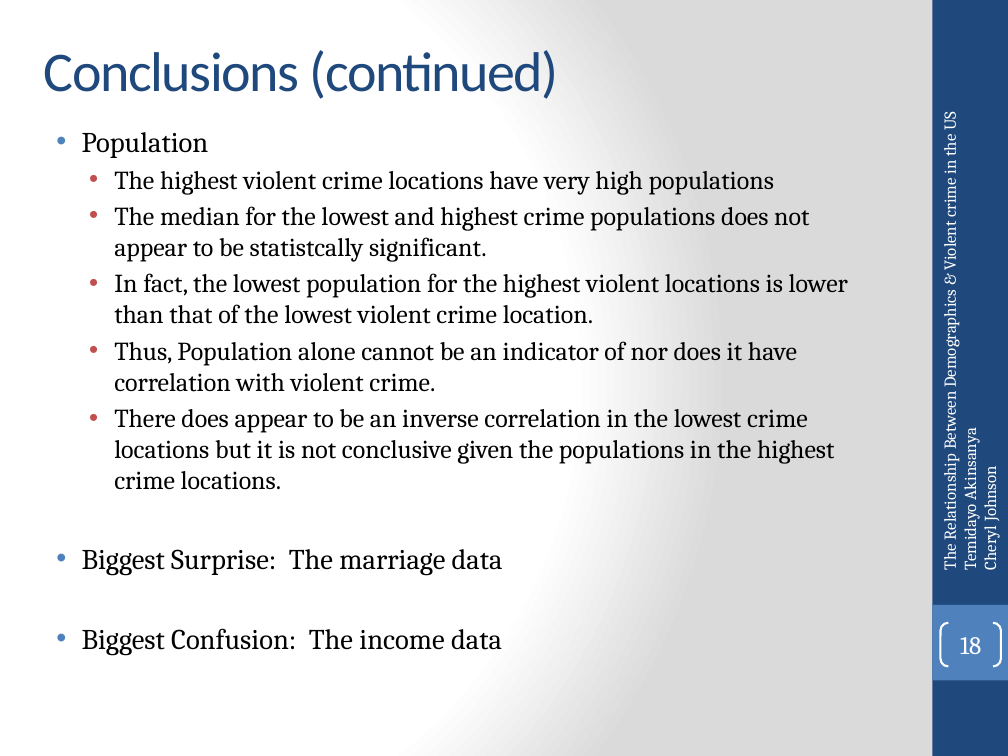
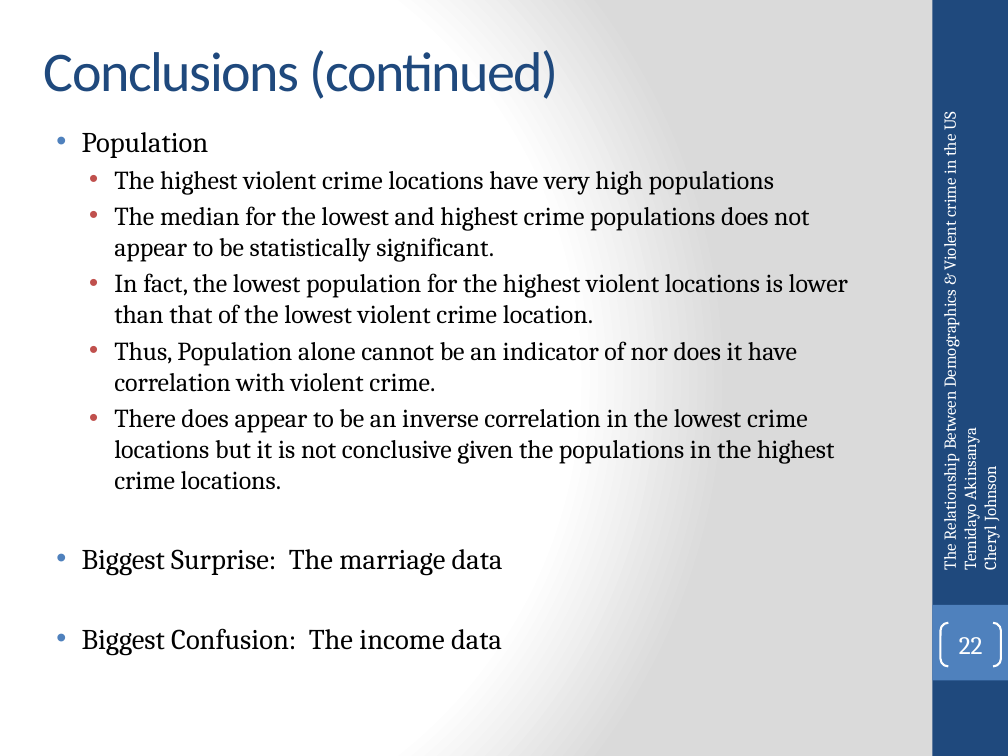
Before and after one commit to temidayo1234/National_ViolentCrime_Analysis, a slide deck: slide 22 of Data Analytics Bootcamp Project 1.pptx (slide 18 before the commit). Drawn at 1008x756 pixels with LibreOffice and Linux fonts; fonts in the diff are those of the drawing. Boxes give left, top, right and bottom in pixels: in the first picture for what was removed or moved away, otherwise in the second. Text is boxed around its words. In the diff, an @@ line names an element or a change of style, - is before the commit and + after.

```diff
--- a/Data Analytics Bootcamp Project 1.pptx
+++ b/Data Analytics Bootcamp Project 1.pptx
@@ text at (x1=114, y1=206, x2=809, y2=262): text changed @@
-  • The median for the lowest and highest crime populations does not appear to be statistcally significant.
+  • The median for the lowest and highest crime populations does not appear to be statistically significant.
@@ page number at (x1=959, y1=637, x2=983, y2=654): text changed @@
-18
+22
```
Also in this commit, not shown: 2 other slides changed, 4 slides added.
